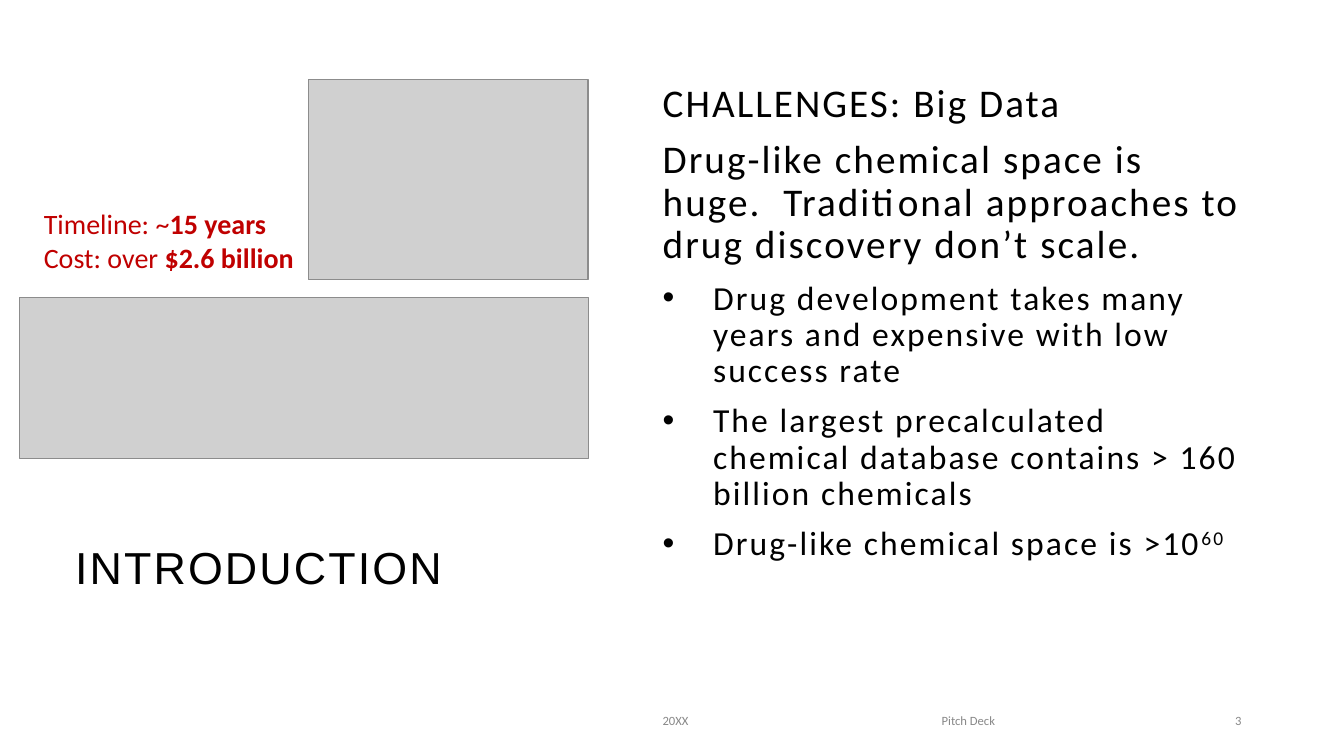
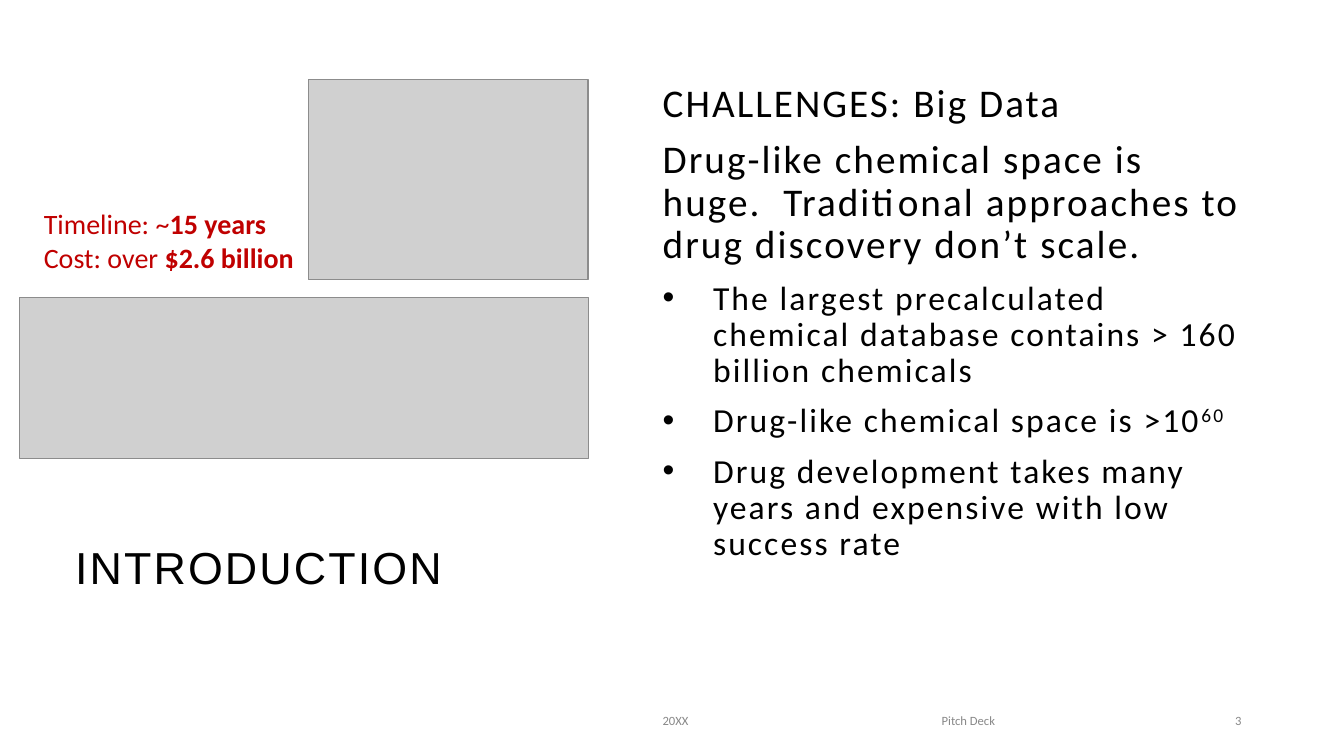
Before and after one commit to tslever/Bayesian_Docking-Score_Predictor, a slide deck: slide 3 of DS6040_Bayesian ML for Docking Score.pptx. Drawn at 1344x756 pixels with LibreOffice and Linux fonts; fonts in the diff are those of the drawing; grey boxes stand for pictures; background and template pictures are left out. Boxes give left, top, right and bottom in pixels: in the first picture for what was removed or moved away, otherwise in the second. Text is boxed around its words. In the diff, an @@ line names an element or a change of style, - is before the commit and + after.

```diff
--- a/DS6040_Bayesian ML for Docking Score.pptx
+++ b/DS6040_Bayesian ML for Docking Score.pptx
@@ text at [713, 286, 1182, 383]: paragraph removed @@
-• Drug development takes many years and expensive with low success rate
@@ text at [713, 459, 1182, 556]: paragraph added @@
+• Drug development takes many years and expensive with low success rate
```
Also in this commit, not shown: 7 other slides changed, 2 slides added.
